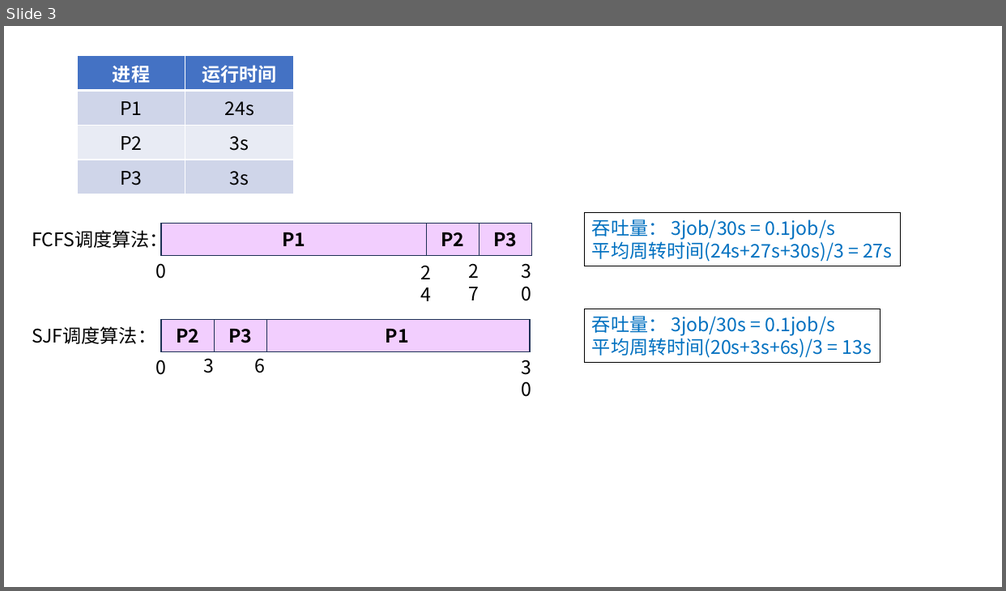
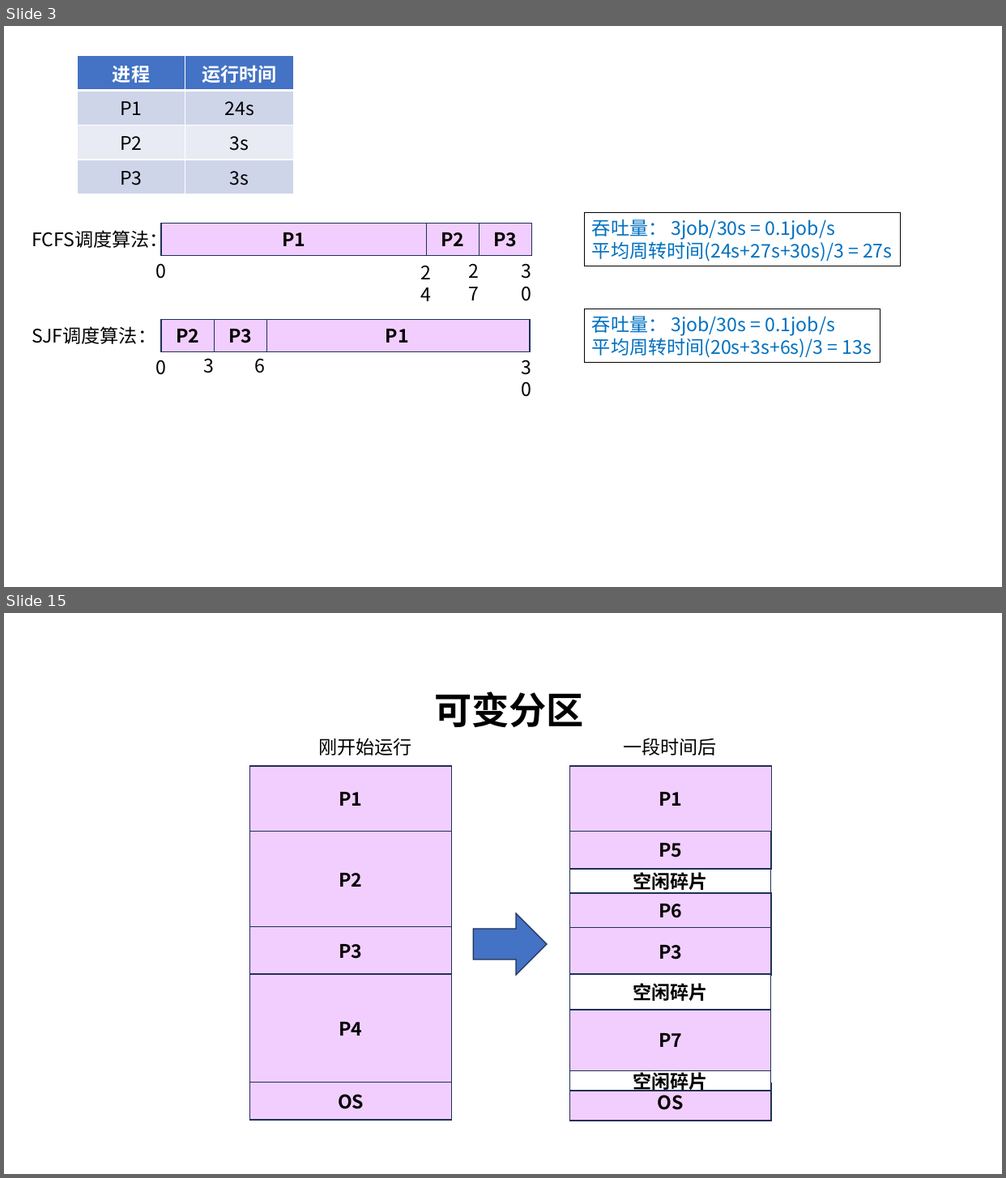
Before and after one commit to guofei9987/pictures_for_blog, a slide deck: computer/操作系统.pptx. Shown one above the other, each under a label of ours: slide 3 before the commit, slides 3 and 15 after it; the slides between them are not shown. The pictures are 1006x591 and 1006x1178 pixels, drawn with LibreOffice and Linux fonts; fonts in the diff are those of the drawing. Boxes give left, top, right and bottom in pixels: in the first picture for what was removed or moved away, otherwise in the second. Text is boxed around its words. In the diff, an @@ line names an element or a change of style, - is before the commit and + after.

```diff
--- a/computer/操作系统.pptx
+++ b/computer/操作系统.pptx
@@ slide 15 added at [4,613,1002,1174], background #FFFFFF @@
@@ group added at [250,692,771,1121]: 14 rectangles, 3 texts, 1 right arrow @@
+P1
+OS
+刚开始运行
+一段时间后
+可变分区
+P2
+P3
+P4
+P5
+P3
+P7
+P1
+OS
+空闲碎片
+P6
+空闲碎片
+空闲碎片
```
Also in this commit, not shown: 1 slide changed, 13 other slides added, 1 other file.
